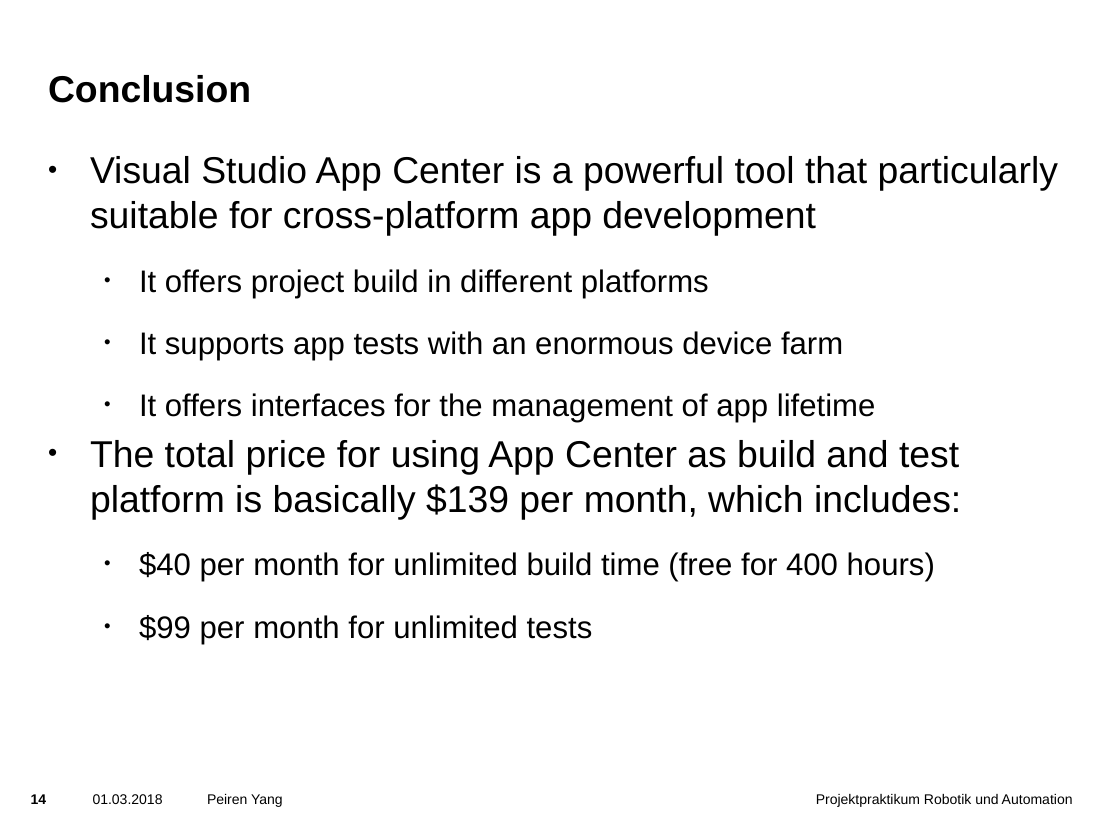
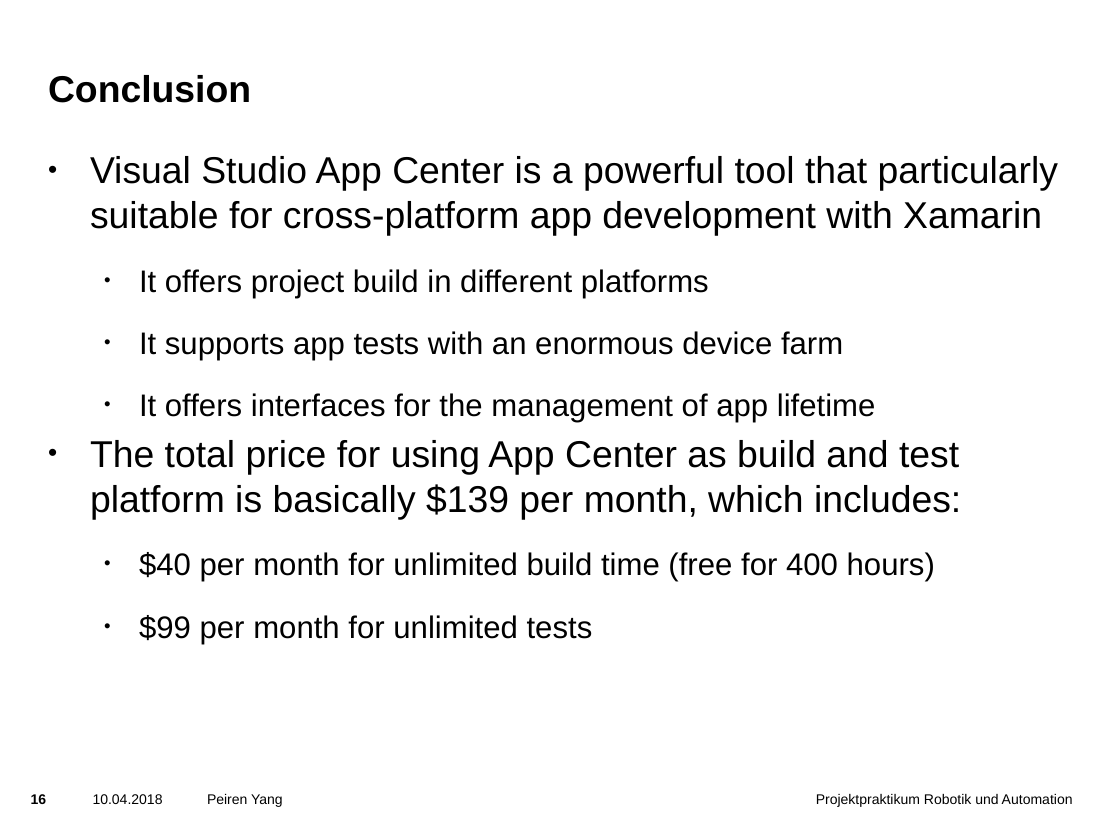
Before and after one commit to yangpeiren/SimpleCalculator, a slide deck: slide 16 of SimpleCalculator/doc/Presentation.pptx (slide 14 before the commit). Drawn at 1120x840 pixels with LibreOffice and Linux fonts; fonts in the diff are those of the drawing; background and template pictures are left out. Boxes give left, top, right and bottom in pixels: in the first picture for what was removed or moved away, otherwise in the second. Text is boxed around its words. In the diff, an @@ line names an element or a change of style, - is before the commit and + after.

```diff
--- a/SimpleCalculator/doc/Presentation.pptx
+++ b/SimpleCalculator/doc/Presentation.pptx
@@ text at box(90, 156, 1058, 236): text changed @@
-• Visual Studio App Center is a powerful tool that particularly suitable for cross-platform app development
+• Visual Studio App Center is a powerful tool that particularly suitable for cross-platform app development with Xamarin
@@ page number at box(31, 794, 47, 804): text changed @@
-14
+16
@@ text at box(93, 794, 163, 804): text changed @@
-01.03.2018
+10.04.2018
```
Also in this commit, not shown: 16 other slides changed, 4 slides added.
